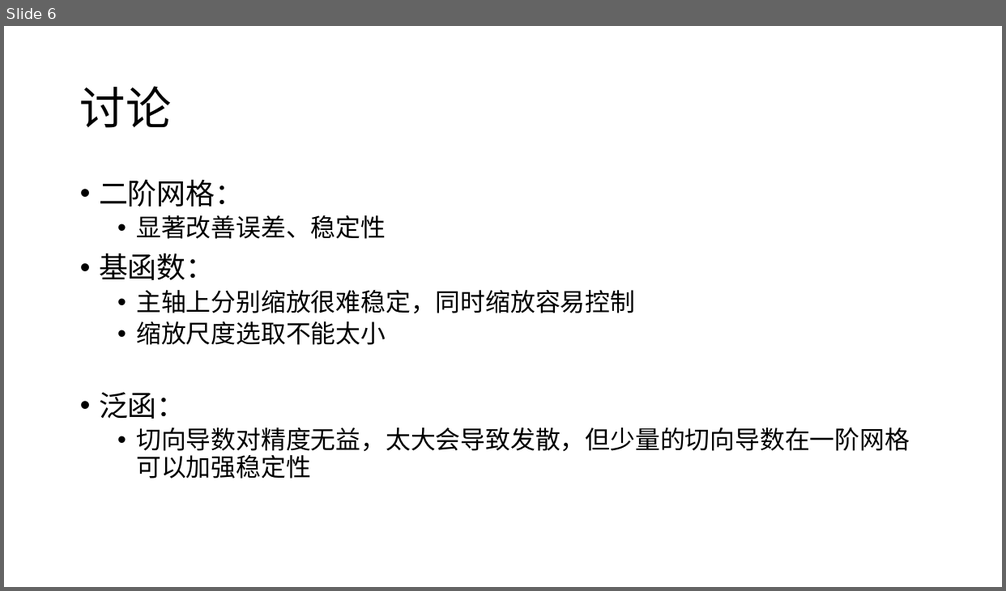
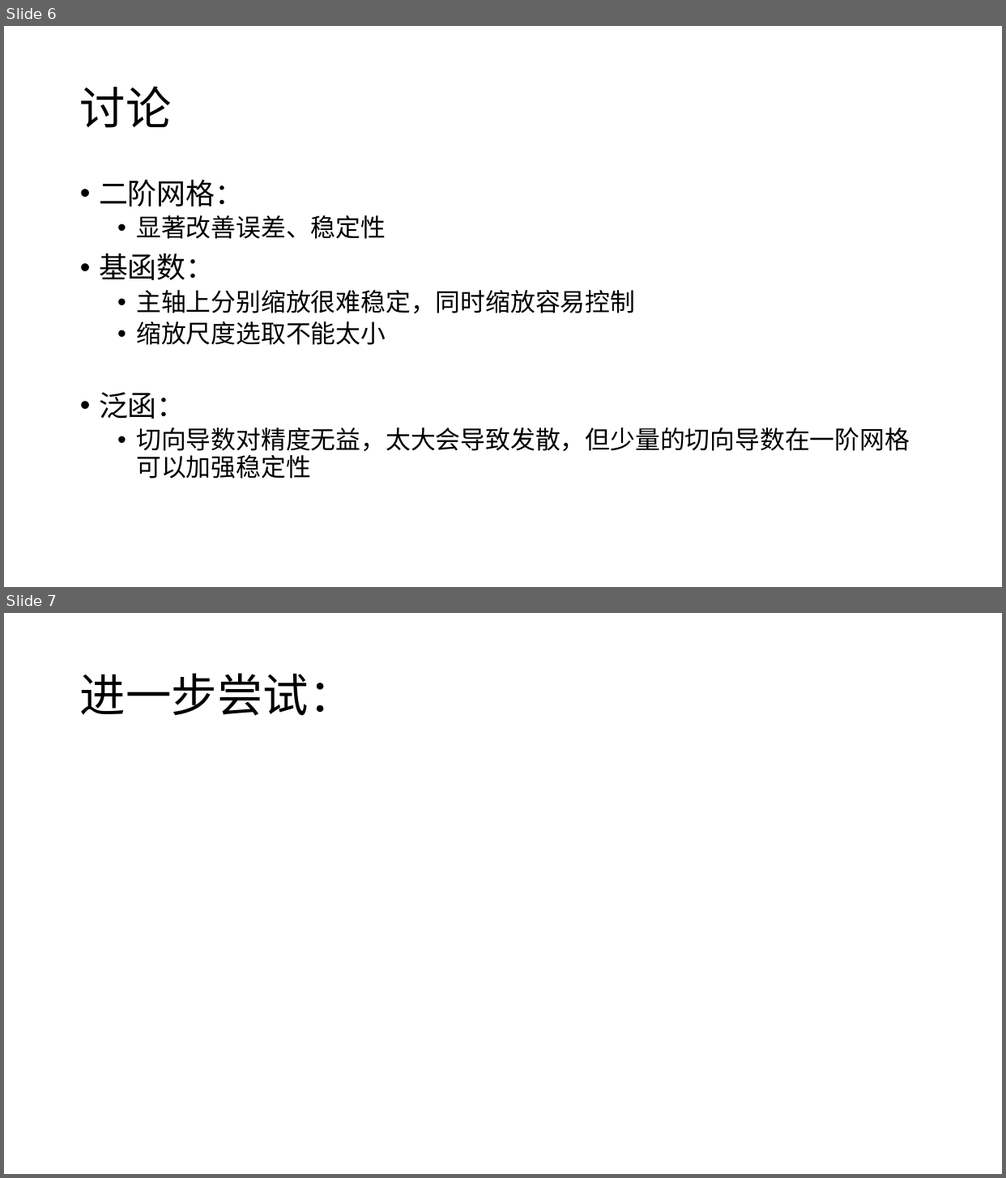
Before and after one commit to harryzhou2000/DNDS, a slide deck: notes/组会20220506.pptx. Shown one above the other, each under a label of ours: slide 6 before the commit, slides 6 and 7 after it. The pictures are 1006x591 and 1006x1178 pixels, drawn with LibreOffice and Linux fonts; fonts in the diff are those of the drawing; grey boxes stand for pictures. Boxes give left, top, right and bottom in pixels: in the first picture for what was removed or moved away, otherwise in the second. Text is boxed around its words. In the diff, an @@ line names an element or a change of style, - is before the commit and + after.

```diff
--- a/notes/组会20220506.pptx
+++ b/notes/组会20220506.pptx
@@ slide 7 added at (x1=4, y1=613, x2=1002, y2=1174), background #FFFFFF @@
@@ title added at (x1=80, y1=673, x2=355, y2=716), 44 pt, text #000000 @@
+进一步尝试：
```
Also in this commit, not shown: 7 other slides added, 4 other files.
